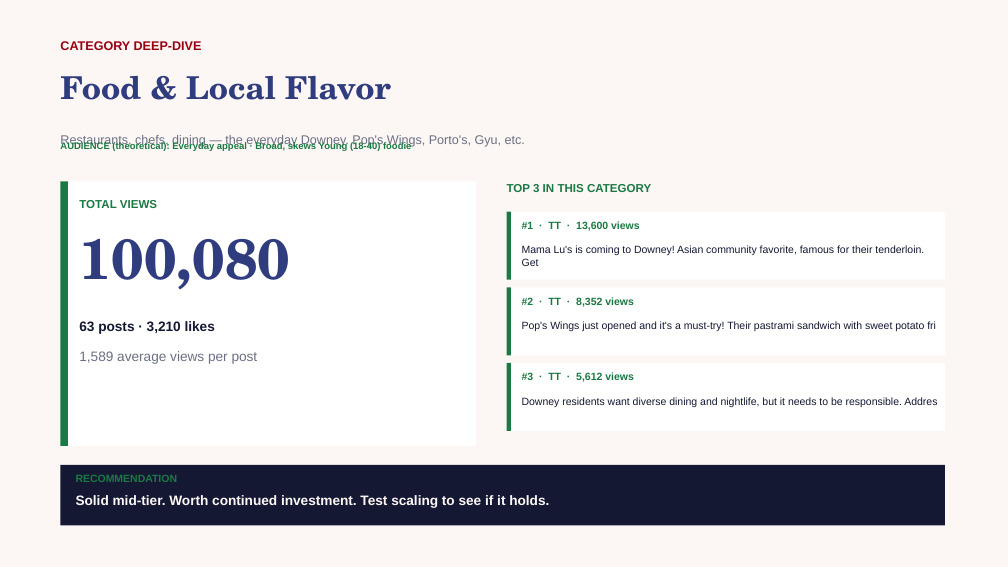
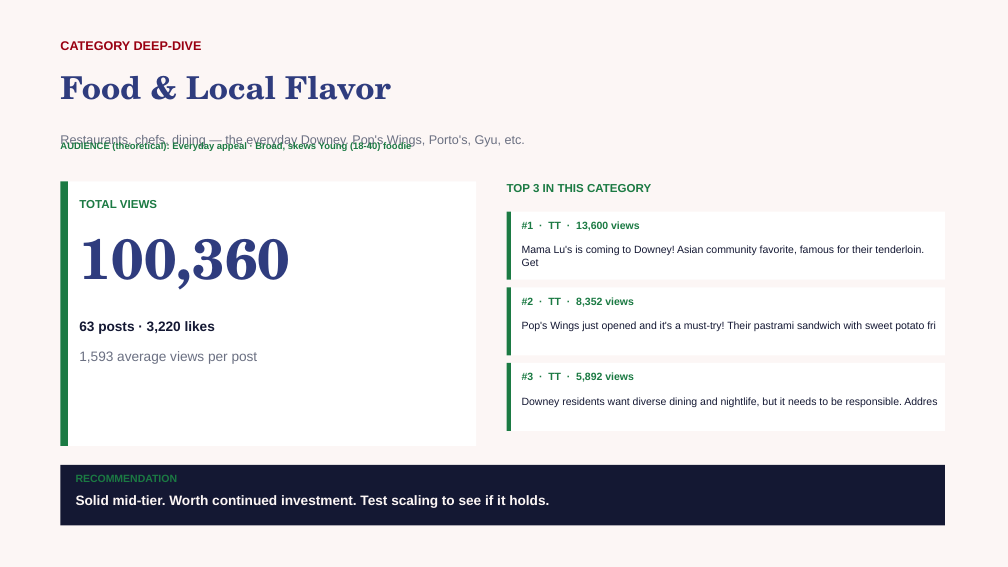
Before and after one commit to zvmmer/talking-downey-kpis, a slide deck: slide 6 of SPONSOR_CONTENT_REPORT.pptx. Drawn at 1008x567 pixels with LibreOffice and Linux fonts; fonts in the diff are those of the drawing. Boxes give left, top, right and bottom in pixels: in the first picture for what was removed or moved away, otherwise in the second. Text is boxed around its words. In the diff, an @@ line names an element or a change of style, - is before the commit and + after.

```diff
--- a/SPONSOR_CONTENT_REPORT.pptx
+++ b/SPONSOR_CONTENT_REPORT.pptx
@@ text at (79, 239, 290, 290): text changed @@
-100,080
+100,360
@@ text at (79, 321, 215, 334): text changed @@
-63 posts · 3,210 likes
+63 posts · 3,220 likes
@@ text at (79, 351, 258, 364): text changed @@
-1,589 average views per post
+1,593 average views per post
@@ text at (522, 372, 634, 382): text changed @@
-#3 · TT · 5,612 views
+#3 · TT · 5,892 views
```
Also in this commit, not shown: 11 other slides changed, 5 other files.
